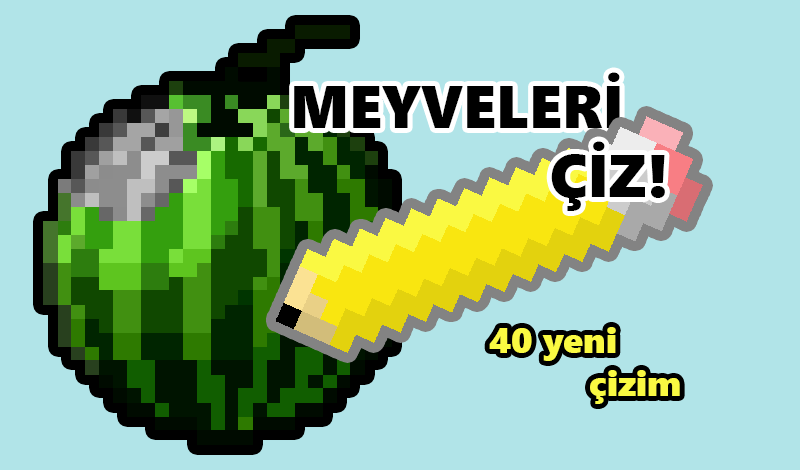
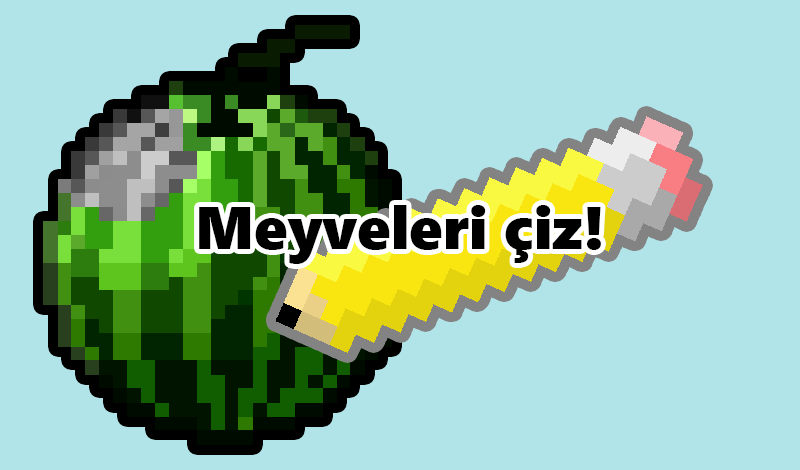
Layers edited between the first and the second 800 x 470 image:
renamed "MEYVELERİ" to "Meyveleri çiz!", moved it in the stack, painted on it over [199, 72, 620, 264]
renamed "40 yeni çizim" to (unnamed layer), painted on it over [489, 327, 680, 404]
renamed "ÇİZ!" to "Слой 10", painted on it over [551, 141, 665, 211]
